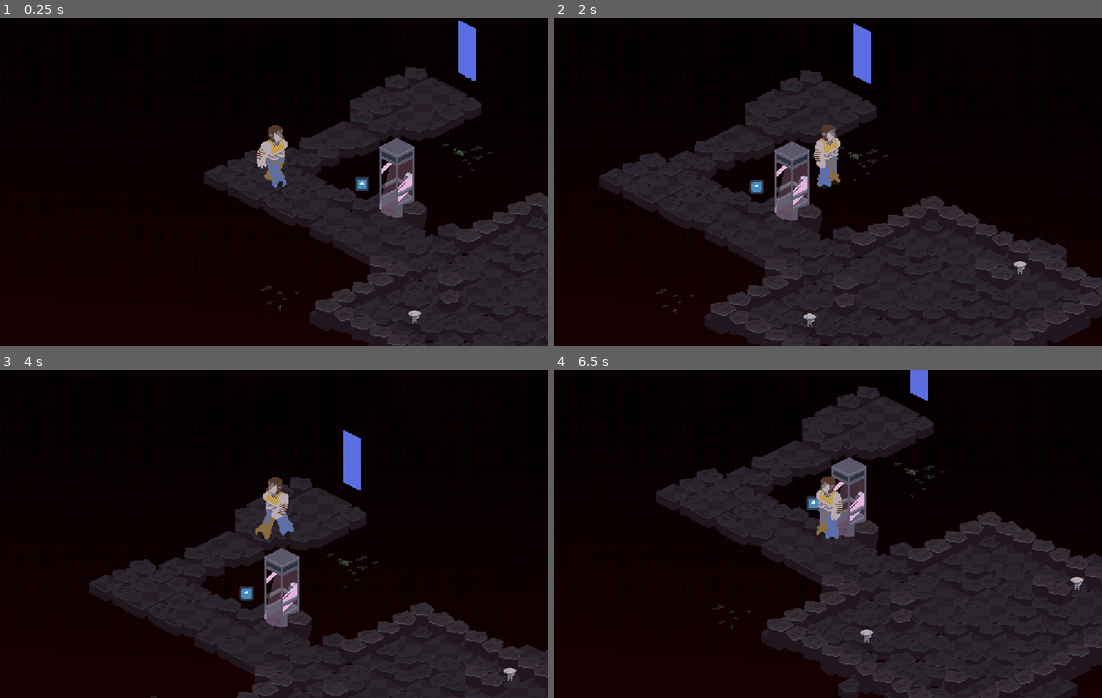
Above: before the commit, frames 1-4 (two rows, left to right).
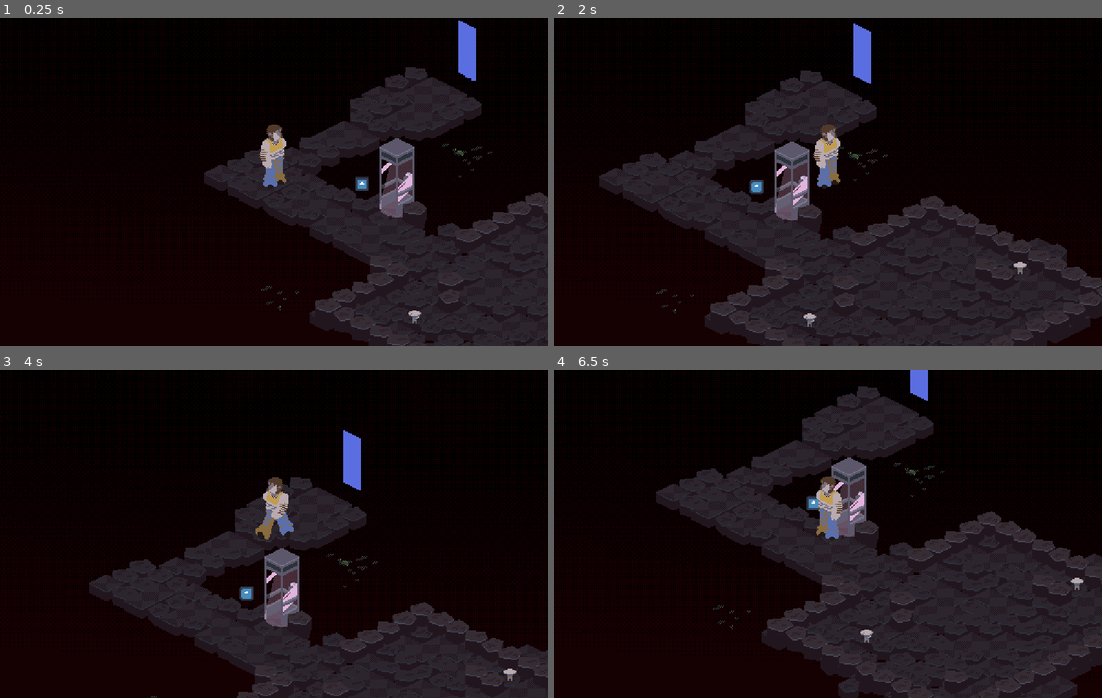
Above: after the commit, the same moments.

Repository: webcatzz/bad-dream
Game: Godot game, scene res://world/loader.tscn
Same seed, same stepped clock (60 frames per second), same inputs: the game is played once before the commit and once after it. The engine's default icon, where the game draws it, is replaced by a stand-in: a white triangle on a blue panel in a dark square.
Inputs (mouse positions are in pixels of both pictures, inside the frame that each line leads up to):
- Up to frame 1 (0.25 s): no input
- Up to frame 2 (2 s): tap Enter (ui_accept) at 0.5, 0.77, 1.07, 1.52, 1.55, 1.82 s; move the mouse to (948, 165) at 0.52 s; hold W (move_right) 0.53-1.28 s; hold Shift (shift) 0.53-1.28 s; click (948, 165) at 0.67 s; tap P at 0.8, 1.35 s; move the mouse to (718, 198) at 1.27 s; hold S (move_down) from 1.28 s (still down)
- Up to frame 3 (4 s): move the mouse to (328, 461) at 2.02 s; release S (move_down) at 2.03 s; hold W (move_right) 2.03-2.78 s; hold Enter (ui_accept) 2.03-2.78 s; tap Shift (shift) at 2.3, 2.85 s; move the mouse to (246, 599) at 2.77 s; hold Q (move_up) 2.78-3.53 s; click (246, 599) at 2.92 s; tap Enter (ui_accept) at 3.02, 3.32 s; tap P at 3.05, 3.6 s; move the mouse to (438, 583) at 3.52 s; hold A (move_left) from 3.53 s (still down); hold Enter (ui_accept) from 3.53 s (still down)
- Up to frame 4 (6.5 s): move the mouse to (663, 484) at 4.27 s; release Enter (ui_accept) at 4.28 s; tap Shift (shift) at 4.35 s; tap Enter (ui_accept) at 4.52, 4.82, 5.85, 6.02, 6.32 s; move the mouse to (855, 534) at 5.02 s; release A (move_left) at 5.03 s; hold S (move_down) 5.03-5.78 s; tap P at 5.1 s; click (855, 534) at 5.17 s; move the mouse to (745, 452) at 5.77 s; hold W (move_right) from 5.78 s (still down)

The runs differ from the first frame. In frame 1, 0.4% of the frame differs, in the area x 46-53%, y 32-52%; in frame 2, less than 0.1%; in frame 3, less than 0.1%; in frame 4, less than 0.1%.

Commit message:
actions, status effects and items are no longer duplicated.

Diff:
--- a/node/actor/actor.tscn
+++ b/node/actor/actor.tscn
@@ -120,7 +120,7 @@
 [node name="Sprite" type="AnimatedSprite2D" parent="."]
 use_parent_material = true
 sprite_frames = ExtResource("3_y0ns7")
-animation = &"move_down"
+animation = &"idle_down"
 offset = Vector2(0, -24)
 
 [node name="Animator" type="AnimationPlayer" parent="."]
--- a/node/actor/party_actor.tscn
+++ b/node/actor/party_actor.tscn
@@ -15,14 +15,6 @@
 
 [node name="CollisionChecker" type="RayCast2D" parent="." index="1"]
 target_position = Vector2(16, 8)
-
-[node name="InteractionArea" type="Area2D" parent="." index="2"]
-collision_layer = 0
-collision_mask = 2
-monitorable = false
-
-[node name="Shape" type="CollisionPolygon2D" parent="InteractionArea" index="0"]
-polygon = PackedVector2Array(-32, 0, 0, -16, 32, 0, 0, 16)
 
 [node name="Spotlight" parent="DuringTurn" index="0"]
 visible = false
--- a/node/actor/player_actor.gd
+++ b/node/actor/player_actor.gd
@@ -11,8 +11,8 @@
 var party_path: PackedVector2Array ## Path that party members follow.
 
 # nodes
-@onready var interaction_area: Area2D = $InteractionArea
 @onready var camera: Camera2D = $Camera
+@onready var _interaction_area: Area2D = $InteractionArea
 
 
 
@@ -43,7 +43,7 @@
 func _handle_free_input(event: InputEvent) -> void:
 	# interaction
 	if event.is_action_pressed("ui_accept"):
-		for area: Area2D in interaction_area.get_overlapping_areas():
+		for area: Area2D in _interaction_area.get_overlapping_areas():
 			if area is Trigger:
 				area.trigger()
 				get_viewport().set_input_as_handled()
@@ -98,4 +98,5 @@
 	camera.reset_smoothing()
 	input = Vector2.ZERO
 	input_mode = InputMode.FREE
+	party_path.fill(position)
 	listening = true
--- a/node/actor/player_actor.tscn
+++ b/node/actor/player_actor.tscn
@@ -10,4 +10,12 @@
 [node name="Collision" parent="." index="0"]
 disabled = false
 
-[node name="Camera" type="Camera2D" parent="." index="5"]
+[node name="InteractionArea" type="Area2D" parent="." index="2"]
+collision_layer = 0
+collision_mask = 4
+monitorable = false
+
+[node name="Shape" type="CollisionPolygon2D" parent="InteractionArea" index="0"]
+polygon = PackedVector2Array(-32, 0, 0, -16, 32, 0, 0, 16)
+
+[node name="Camera" type="Camera2D" parent="." index="6"]
--- a/node/splash.gd
+++ b/node/splash.gd
@@ -3,6 +3,7 @@
 
 
 var action: Action ## The action this splash represents. When triggered, it will affect all [Actor]s in [member area].
+var facing: Vector2i
 
 var area: TileHighlight ## Displays area of effect and fetches [Actor]s in range.
 
@@ -11,60 +12,41 @@
 func get_actors() -> Array[Actor]:
 	var array: Array[Actor] = []
 
-	for body: Node2D in area.get_overlapping_bodies():
+	for body: PhysicsBody2D in area.get_overlapping_bodies():
 		if body is ActorNode:
 			array.append(body.data)
 
 	return array
 
 
+func finish() -> void:
+	queue_free()
+
+
 
 # internal
 
-func _init(action: Action) -> void:
+func _init(action: Action, cause: Actor) -> void:
 	self.action = action
-	action.splash = self
+	facing = cause.facing
 
-
-func _ready() -> void:
-	action.finished.connect(_on_finished)
+	position = cause.node.position
 	modulate = action.get_color()
 
 	if action.shape:
 		area = TileHighlight.node()
 		area.body_entered.connect(queue_redraw.unbind(1))
 		add_child(area)
-		_update_area_shape()
 
-
-# Updates position and facing direction.
-func _enter_tree() -> void:
-	position = action.cause.node.position
-	if area: _update_area_shape()
-
-
-# Updates area facing direction.
-func _update_area_shape() -> void:
-	if action.shape is BitShape:
-		area.from_bitshape(action.shape.turned(action.cause.facing))
-	elif action.shape is BitPath:
-		area.from_bitpath(action.shape)
+		if action.shape is BitShape:
+			area.from_bitshape(action.shape.turned(facing))
+		elif action.shape is BitPath:
+			area.from_bitpath(action.shape)
 
 
 func _draw() -> void:
 	if action.knockback_type and area:
 		for actor: Actor in get_actors():
 			draw_set_transform(actor.node.global_position - global_position)
-			var end: Vector2 = Iso.from_grid(actor.calculate_knockback(Iso.rotate_grid_vector(action.knockback_vector, action.cause.facing)))
+			var end: Vector2 = Iso.from_grid(actor.calculate_knockback(Iso.rotate_grid_vector(action.knockback_vector, facing)))
 			draw_line(Vector2.ZERO, end, Game.PALETTE.red, 8)
-
-
-func _on_finished() -> void:
-	#if area:
-		#action.cause.node.get_parent().add_child(SFX.new(
-			#"bam!" if successful else "...?",
-			#Iso.from_grid(action.cause.position) + area.position + area.polygon[0],
-			#action.cause.facing
-		#))
-
-	get_parent().remove_child(self)
--- a/node/ui/action_menu.gd
+++ b/node/ui/action_menu.gd
@@ -3,7 +3,7 @@
 
 @onready var actor: Actor = owner.data
 
-var splash: Splash ## Currently rendered [Splash].
+var splash: Splash
 
 
 ## Adds a new [Splash] preview.
@@ -16,7 +16,7 @@
 ## Frees the current [Splash] preview.
 func free_splash() -> void:
 	if splash:
-		splash.get_parent().remove_child(splash)
+		splash.queue_free()
 		splash = null
 
 
@@ -49,7 +49,7 @@
 # Hides the spotlight when the action list is visible.
 func _on_tab_changed(idx: int) -> void:
 	if visible: _focus_tab()
-	actor.node.set_spotlight(idx != 1)
+	actor.node.set_spotlight(idx == 0)
 
 	if idx == 2:
 		var inventorylist: ItemList = $Inventory/ListWrapper/List
@@ -65,17 +65,17 @@
 # actions
 
 func _on_actionlist_item_selected(idx: int) -> void:
-	set_splash(actor.actions[idx].splash)
+	set_splash(Splash.new(actor.actions[idx], actor))
 	$Actions/Label.text = actor.actions[idx].description
 
 
-func _on_actionlist_item_activated(_idx: int) -> void:
-	var action: Action = splash.action
+func _on_actionlist_item_activated(idx: int) -> void:
+	actor.current_splash = splash
 	splash = null
 	visible = false
 	get_viewport().set_input_as_handled()
 
-	actor.take_action(action)
+	actor.take_action(actor.actions[idx])
 
 
 
@@ -84,12 +84,11 @@
 func _on_inventory_item_selected(idx: int) -> void:
 	$Inventory/Label.text = actor.actions[idx].description
 	if Data.inventory[idx] is Consumable and Data.inventory[idx].effect:
-		Data.inventory[idx].effect.cause = actor
-		set_splash(Data.inventory[idx].effect.splash)
+		set_splash(Splash.new(Data.inventory[idx].effect, actor))
 
 
 func _on_inventory_item_activated(idx: int) -> void:
-	var item: Item = Data.inventory[idx]
+	actor.current_splash = splash
 	splash = null
 	visible = false
 	get_viewport().set_input_as_handled()
--- a/project.godot
+++ b/project.godot
@@ -143,6 +143,12 @@
 
 locale/translations_pot_files=PackedStringArray("res://data/dialogue/misc.dialogue")
 
+[layer_names]
+
+2d_physics/layer_1="world"
+2d_physics/layer_2="actor"
+2d_physics/layer_3="interactable"
+
 [rendering]
 
 textures/canvas_textures/default_texture_filter=0
--- a/resource/action/default.tres
+++ b/resource/action/default.tres
@@ -14,7 +14,7 @@
 [resource]
 script = ExtResource("1_lin7e")
 name = "Default"
-description = "Default action."
+description = ""
 base_strength = 0
 dice = 1
 type = 0
--- /dev/null
+++ b/resource/action/delayed.tres
@@ -0,0 +1,24 @@
+[gd_resource type="Resource" script_class="Action" load_steps=4 format=3 uid="uid://8crqvtbxemuw"]
+
+[ext_resource type="Script" path="res://resource/script/action.gd" id="1_itd0x"]
+[ext_resource type="Script" path="res://resource/script/bitshape.gd" id="2_wubdg"]
+
+[sub_resource type="BitMap" id="BitMap_nooi2"]
+data = {
+"data": PackedByteArray(238, 255, 239, 0),
+"size": Vector2i(5, 5)
+}
+script = ExtResource("2_wubdg")
+offset = Vector2i(-2, -2)
+
+[resource]
+script = ExtResource("1_itd0x")
+name = "Delayed"
+description = ""
+base_strength = 0
+dice = 1
+type = 6
+shape = SubResource("BitMap_nooi2")
+delay = 5
+knockback_type = 0
+knockback_vector = Vector2i(0, 0)
--- a/resource/action/path_as_strength.gd
+++ b/resource/action/path_as_strength.gd
@@ -1,5 +1,5 @@
 extends Action
 
 
-func _get_strength() -> int:
+func _get_strength(cause: Actor) -> int:
 	return cause.path.size() / 2
--- a/resource/action/require_path_shape.gd
+++ b/resource/action/require_path_shape.gd
@@ -4,7 +4,7 @@
 @export var required_path: BitMap
 
 
-func start() -> void:
+func start(cause: Actor) -> void:
 	shape.update()
 
 	var matches_required_path: bool = true
@@ -18,5 +18,5 @@
 	else:
 		matches_required_path = false
 
-	if matches_required_path: super()
+	if matches_required_path: super(cause)
 	else: finished.emit()
--- a/resource/action/run_every_decrement.gd
+++ b/resource/action/run_every_decrement.gd
@@ -1,6 +1,6 @@
 extends Action
 
 
-func _decrement_delay() -> void:
-	run()
-	super()
+func _countdown(cause: Actor, turns: int) -> void:
+	run(cause)
+	super(cause, turns)
--- a/resource/actor/enemy_actor.gd
+++ b/resource/actor/enemy_actor.gd
@@ -39,7 +39,8 @@
 
 
 func perform_action(action: Action) -> void:
-	Game.get_tree().current_scene.add_child(action.splash)
+	current_splash = Splash.new(action, self)
+	Game.get_tree().current_scene.add_child(current_splash)
 	await Game.get_tree().create_timer(0.25).timeout
 	await take_action(action)
 
@@ -67,6 +68,7 @@
 
 	for offset: Vector2i in [Vector2i.UP, Vector2i.DOWN, Vector2i.LEFT, Vector2i.RIGHT]:
 		var target_point: Vector2i = actor.position + offset
+		if position == target_point: return []
 		if not Battle.field.is_point_travellable(target_point, node.get_rid()): continue
 
 		var pre_target_point: Vector2i = target_point + Iso.rotate_grid_vector(offset, preferred_facing)
@@ -79,7 +81,7 @@
 		paths.append(path)
 
 	sort_paths(paths)
-	return paths[0]
+	return paths[0] if paths else []
 
 
 func sort_paths(paths: Array[PackedVector2Array]) -> void:
--- a/resource/actor/fungus.tres
+++ b/resource/actor/fungus.tres
@@ -2,14 +2,13 @@
 
 [ext_resource type="Resource" uid="uid://c520hdu6q2tad" path="res://resource/action/default.tres" id="1_k68rh"]
 [ext_resource type="Script" path="res://resource/actor/enemy_actor.gd" id="2_go37j"]
-[ext_resource type="SpriteFrames" uid="uid://bvdfj5mwyubmf" path="res://asset/actor/sprite/fungus2.tres" id="3_xnmgn"]
+[ext_resource type="SpriteFrames" uid="uid://dij16ejkcheu6" path="res://asset/actor/sprite/fungus.tres" id="3_tc4j6"]
 
 [resource]
 script = ExtResource("2_go37j")
 keep_distance = 0
 preferred_facing = Vector2i(0, 1)
 name = "Fungus"
-description = "..."
 max_health = 10
 defense = 0
 resistance = 0
@@ -18,7 +17,8 @@
 actions_per_turn = 1
 actions = Array[Resource("res://resource/script/action.gd")]([ExtResource("1_k68rh")])
 attributes = Array[Resource("res://resource/script/attribute.gd")]([])
+sprite = ExtResource("3_tc4j6")
+sprite_offset = Vector2i(0, -6)
+description = "..."
 weak_against = Array[int]([])
 strong_against = Array[int]([])
-sprite = ExtResource("3_xnmgn")
-sprite_offset = Vector2i(0, -6)
--- a/resource/actor/woodcarver.tres
+++ b/resource/actor/woodcarver.tres
@@ -6,6 +6,7 @@
 [ext_resource type="Resource" uid="uid://by1ag7jijnwo2" path="res://resource/action/healpool.tres" id="3_xwecl"]
 [ext_resource type="Resource" uid="uid://de4ye0lpftwfk" path="res://resource/action/strike_out.tres" id="4_u6w21"]
 [ext_resource type="Resource" uid="uid://lj7sjmdng2ku" path="res://resource/action/stun.tres" id="5_40v7m"]
+[ext_resource type="Resource" uid="uid://8crqvtbxemuw" path="res://resource/action/delayed.tres" id="6_eqisw"]
 [ext_resource type="SpriteFrames" uid="uid://b2kpdnx3nqg05" path="res://asset/actor/sprite/woodcarver.tres" id="7_e3qr5"]
 
 [resource]
@@ -18,7 +19,7 @@
 evasion = 0.0
 tiles_per_turn = 10000
 actions_per_turn = 1
-actions = Array[Resource("res://resource/script/action.gd")]([ExtResource("1_3ef4e"), ExtResource("2_4xyq5"), ExtResource("3_xwecl"), ExtResource("4_u6w21"), ExtResource("5_40v7m")])
+actions = Array[Resource("res://resource/script/action.gd")]([ExtResource("1_3ef4e"), ExtResource("2_4xyq5"), ExtResource("3_xwecl"), ExtResource("4_u6w21"), ExtResource("5_40v7m"), ExtResource("6_eqisw")])
 attributes = Array[Resource("res://resource/script/attribute.gd")]([])
 weak_against = Array[int]([])
 strong_against = Array[int]([])
--- a/resource/item/consumable.gd
+++ b/resource/item/consumable.gd
@@ -1,10 +1,8 @@
 class_name Consumable extends Item
 
 
-@export var effect: Action = Action.new()
+@export var action: Action
 
 
-func use(by: Actor) -> void:
-	var action: Action = effect.duplicate()
-	action.cause = by
-	await action.start()
+func use(cause: Actor) -> void:
+	await action.start(cause)
--- a/resource/item/consumable.tres
+++ b/resource/item/consumable.tres
@@ -12,21 +12,21 @@
 script = ExtResource("2_fc7mb")
 offset = Vector2i(-1, -1)
 
-[sub_resource type="Resource" id="Resource_n1mil"]
+[sub_resource type="Resource" id="Resource_2pgk0"]
 script = ExtResource("1_mrjw5")
 name = "Action"
 description = ""
 base_strength = 0
 dice = 0
 type = 0
-shape = SubResource("BitMap_1s5vr")
+shape = SubResource("BitMap_cs3l4")
 delay = 0
 knockback_type = 0
 knockback_vector = Vector2i(0, 0)
 
 [resource]
 script = ExtResource("1_4d4qo")
-effect = SubResource("Resource_n1mil")
+action = SubResource("Resource_2pgk0")
 name = "Consumable"
 description = ""
 count = 1
--- a/resource/script/action.gd
+++ b/resource/script/action.gd
@@ -3,12 +3,10 @@
 ## Actions are unique per-actor, but are reused multiple times.
 
 
-signal delay_finished
 signal finished
 
 enum Type {NONE, FIRE, OCEAN, SPIRAL, HOLY, PROFANE, HEALING}
 enum Knockback {NONE, LINE, BLAST}
-enum Result {NONE, HIT, CRITICAL, MISSED, EVADED}
 
 @export var name: String = "Action"
 @export_multiline var description: String
@@ -35,35 +33,76 @@
 # buffers
 var strength: int
 var affected: Array[Actor] ## [Actor]s affected by this action.
-var delay_left: int
-var result: Result
-
-# nodes
-var cause: Actor ## The [Actor] this action belongs to.
-var splash: Splash = Splash.new(self) ## Node representation.
 
 
-## Starts the action.
-## If [member delay] is 0, triggers immediately.
-## Otherwise, triggers after [param delay] turns.
-func start() -> void:
+## Starts the action. If [member delay] is 0, triggers immediately, otherwise triggers after [param delay] turns.
+func start(cause: Actor) -> void:
 	if delay:
-		delay_left = delay
-		Battle.turn_ended.connect(_decrement_delay.unbind(1))
+		_countdown(cause, delay)
 	else:
-		await run()
-		finished.emit()
+		await run(cause)
+		cause.action_taken.emit()
 
 
 ## Runs effects on all actors in range.
-func run() -> void:
-	affected = _get_affected_actors()
+func run(cause: Actor) -> void:
+	affected = _get_affected_actors(cause.current_splash)
 
 	if affected:
-		strength = await _get_strength()
+		strength = await _get_strength(cause)
 
 		for actor: Actor in affected:
-			actor.recieve_action(self)
+			actor.recieve_action(self, cause)
+
+
+
+# delay
+
+func _countdown(cause: Actor, turns: int) -> void:
+	while turns:
+		# TODO: confirm every turn whether to continue focusing or end the action
+		# TODO: end when battle ends
+		await Battle.turn_ended
+		turns -= 1
+
+	await cause.turn_started
+	await run(cause)
+	cause.action_taken.emit()
+
+
+
+# strength
+
+## Returns the action's strength.
+func _get_strength(cause: Actor) -> int:
+	if dice:
+		return await cause.node.dice.sum(dice, base_strength, type != Type.HEALING and _might_kill())
+	else:
+		return base_strength
+
+
+## Returns true if this action might kill an [Actor] in range.
+func _might_kill() -> bool:
+	var max_damage: int = base_strength + dice * 6
+	for actor in affected:
+		if actor.calculate_damage(max_damage, type) > actor.health:
+			return true
+	return false
+
+
+
+# splash
+
+## Fetches a list of affected actors.
+func _get_affected_actors(splash: Splash) -> Array[Actor]:
+	return splash.get_actors() if shape else Battle.order
+
+
+
+# misc
+
+func _to_string() -> String:
+	return name
 
 
 func get_color() -> Color:
@@ -78,48 +117,3 @@
 			return Game.PALETTE.light_green
 		_:
 			return Game.PALETTE.white
-
-
-
-# internal
-
-## Fetches the action's strength.
-func _get_strength() -> int:
-	if dice:
-		return await cause.node.dice.sum(dice, base_strength, type != Type.HEALING and _might_kill())
-	else:
-		return base_strength
-
-
-## Fetches a list of affected actors.
-func _get_affected_actors() -> Array[Actor]:
-	if shape:
-		return splash.get_actors()
-	else:
-		return Battle.order
-
-
-## Decrements [member delay_left]. If it becomes 0, the action triggers.
-func _decrement_delay() -> void:
-	delay_left -= 1
-
-	if delay_left == 0:
-		Battle.turn_ended.disconnect(_decrement_delay)
-		await run()
-		finished.emit()
-
-	else:
-		pass # TODO: confirm every turn whether to continue focusing or end the action
-
-
-## Returns [code]true[/code] if this action might kill an [Actor] in range.
-func _might_kill() -> bool:
-	var max_damage: int = base_strength + dice * 6
-	for actor in affected:
-		if actor.calculate_damage(max_damage, type) > actor.health:
-			return true
-	return false
-
-
-func _to_string() -> String:
-	return name + " (" + cause.to_string() + ")"
--- a/resource/script/actor.gd
+++ b/resource/script/actor.gd
@@ -23,8 +23,6 @@
 
 # appearance
 @export var name: String = "Actor"
-@export var portrait: Texture2D = load("res://asset/actor/portrait/default.png")
-@export_multiline var description: String = "..."
 
 # stats
 @export var max_health: int = 10: ## Maximum value for [member health].
@@ -48,7 +46,8 @@
 
 # actions
 @export var actions: Array[Action] ## [Action]s available during battle.
-@export var battlecry: Action ## Immediately started when the battle begins.
+var current_action: Action ## [Action] the actor is currently taking.
+var current_splash: Splash
 
 # effects
 @export var attributes: Array[Attribute]
@@ -62,15 +61,17 @@
 	"defense": 0,
 }
 
+# sprite
+@export_group("Appearance")
+@export var sprite: SpriteFrames = load("res://asset/actor/sprite/default.tres")
+@export var sprite_offset: Vector2i = Vector2i(0, -24)
+@export var portrait: Texture2D = load("res://asset/actor/portrait/default.png")
+@export_multiline var description: String = "..."
+
 # type affinities
 @export_group("Affinities")
 @export var weak_against: Array[Action.Type] ## Damage types whose damage is doubled.
 @export var strong_against: Array[Action.Type] ## Damage types whose damage is halved.
-
-# sprite
-@export_group("Sprite")
-@export var sprite: SpriteFrames = load("res://asset/actor/sprite/default.tres")
-@export var sprite_offset: Vector2i = Vector2i(0, -24)
 
 # orientation
 var position: Vector2i: ## The actor's current position in grid coordinates.
@@ -85,9 +86,7 @@
 		if in_battle: battle_entered.emit()
 		else: battle_exited.emit()
 var is_turn: bool
-
 var path: Array[Dictionary] ## Contains all previous orientation states this turn.
-var current_action: Action ## [Action] the actor is currently taking.
 
 # node
 var node: ActorNode ## Node representation.
@@ -153,25 +152,25 @@
 	actions_taken += 1
 	current_action = action
 
-	await action.start()
+	await action.start(self)
 
 	if not can_act():
 		end_turn()
 
 
 ## Runs results of [param action].
-func recieve_action(action: Action) -> void:
-	if randf() < evasion and try_evade(action.cause.facing): return
+func recieve_action(action: Action, cause: Actor) -> void:
+	if randf() < evasion and try_evade(cause.facing): return
 
 	if action.strength:
 		if action.type == Action.Type.HEALING: heal(action.strength)
 		else: damage(action.strength, action.type)
 	if action.knockback_type:
-		var vector: Vector2i = Iso.rotate_grid_vector(action.knockback_vector, action.cause.facing)
+		var vector: Vector2i = Iso.rotate_grid_vector(action.knockback_vector, cause.facing)
 		facing = -calculate_facing(vector)
 		position += calculate_knockback(vector)
 	if action.status_effect:
-		add_status_effect(action.status_effect.duplicate())
+		add_status_effect(action.status_effect)
 
 
 ## Modifies [param amount] according to the actor's type affinities,
@@ -205,7 +204,7 @@
 	guard.type = StatusEffect.Type.GUARD
 	guard.duration = 1
 	guard.strength = 1
-	turn_started.connect(guard.end, CONNECT_ONE_SHOT)
+	turn_started.connect(guard.end.bind(self))
 	add_status_effect(guard)
 
 
@@ -272,12 +271,10 @@
 
 ## Adds a [StatusEffect]. Active effects are stored in [member status_effects].
 func add_status_effect(status_effect: StatusEffect) -> void:
-	status_effect.target = self
-	status_effect.start()
+	status_effect.start(self)
 
 	status_effects.append(status_effect)
 	status_effect_added.emit(status_effect)
-	status_effect.ended.connect(remove_status_effect.bind(status_effect))
 
 
 ## Removes an [Effect]. Called automatically when an effect ends.
@@ -310,20 +307,17 @@
 
 func _init() -> void:
 	_export_init.call_deferred()
+	action_taken.connect(_on_action_taken)
 
 
 func _export_init() -> void:
 	health = max_health
 
-	for i: int in actions.size():
-		actions[i] = actions[i].duplicate()
-		actions[i].cause = self
-		actions[i].finished.connect(_on_action_finished)
-
-
-func _on_action_finished() -> void:
+
+func _on_action_taken() -> void:
+	current_splash.finish()
 	current_action = null
-	action_taken.emit()
+	current_splash = null
 
 
 func _to_string() -> String:
--- a/resource/script/status_effect.gd
+++ b/resource/script/status_effect.gd
@@ -1,9 +1,6 @@
 class_name StatusEffect extends Resource
-## Effects used during battle.
-## Effects are duplicated before being applied to an [Actor].
+## Status effects used during battle.
 
-
-signal ended ## Emitted when the effect ends.
 
 enum Type {
 	BURN, ## Deals [member strength] damage every time [member target] takes an action.
@@ -19,11 +16,9 @@
 @export var duration: int = 1 ## How long the effect lasts. Decremented every time [member target]'s turn ends. When it hits 0, the effect ends.
 @export var strength: int = 1 ## General measure of strength. Behavior varies based on [member type].
 
-var target: Actor ## The [Actor] this effect targets.
-
 
 ## Starts the effect.
-func start() -> void:
+func start(target: Actor) -> void:
 	match type:
 		Type.BURN:
 			target.action_taken.connect(target.damage.bind(strength, Action.Type.FIRE), CONNECT_REFERENCE_COUNTED)
@@ -39,7 +34,7 @@
 		Type.GUARD:
 			target.modifiers.defense += strength
 
-	target.turn_ended.connect(_decrement_duration)
+	target.turn_ended.connect(_countdown.bind(target))
 	Battle.ended.connect(end)
 
 
@@ -50,7 +45,7 @@
 
 
 ## Ends the effect.
-func end() -> void:
+func end(target: Actor) -> void:
 	match type:
 		Type.BURN:
 			target.action_taken.disconnect(target.damage)
@@ -62,15 +57,16 @@
 			target.modifiers.tiles_per_turn += strength
 		Type.DOOM:
 			target.damage(strength)
+			# TODO: still triggers if battle ends before effect ends
 		Type.STUN:
 			target.modifiers.actions_per_turn += 1000
 			target.modifiers.tiles_per_turn += 1000
 		Type.GUARD:
 			target.modifiers.defense -= strength
 
-	target.turn_ended.disconnect(_decrement_duration)
+	target.turn_ended.disconnect(_countdown)
 	Battle.ended.disconnect(end)
-	ended.emit()
+	target.remove_status_effect(self)
 
 
 func get_type_string() -> String:
@@ -80,6 +76,12 @@
 
 # internal
 
-func _decrement_duration() -> void:
-	duration -= 1
-	if duration == 0: end()
+func _countdown(target: Actor) -> void:
+	var duration_left: int = duration
+
+	while duration_left:
+		# TODO: end when battle ends
+		await target.turn_ended
+		duration_left -= 1
+
+	end(target)
--- a/script/data.gd
+++ b/script/data.gd
@@ -28,9 +28,8 @@
 	# inventory
 	var inventory_dict: Dictionary = file.get_value("file", "inventory", {})
 	for item_name: String in inventory_dict:
-		var item: Item = load("res://resource/item/" + item_name + ".tres").duplicate()
+		var item: Item = load("res://resource/item/" + item_name + ".tres")
 		item.count = inventory_dict[item_name]
-		if item is Consumable: item.effect = item.effect.duplicate()
 		inventory.append(item)
 
 	# changing scene
Not shown: 1 places in resource/actor/woodcarver.tres that only renumber resources
Not shown: 1 places in resource/item/consumable.tres that only renumber resources
